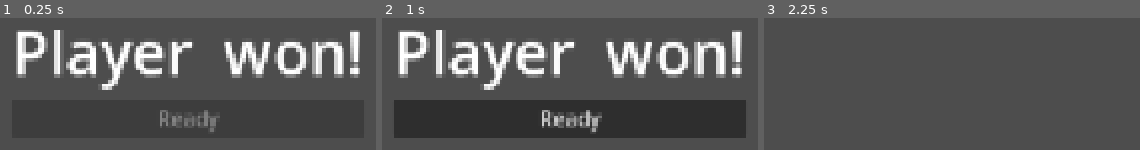
Above: before the commit, frames 1-3 (left to right).
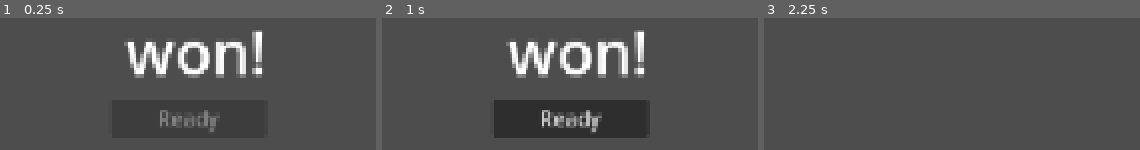
Above: after the commit, the same moments.

Repository: mackenziedg/quibbler
Game: Godot game, scene res://Game/Game/RoundOverScreen.tscn
Same seed, same stepped clock (60 frames per second), same inputs: the game is played once before the commit and once after it. This scene is started directly instead of the project's main scene.
Inputs (mouse positions are in pixels of both pictures, inside the frame that each line leads up to):
- Up to frame 1 (0.25 s): no input
- Up to frame 2 (1 s): tap Enter at 0.5 s; move the mouse to (outside the picture) at 0.52 s; click (outside the picture) at 0.6 s
- Up to frame 3 (2.25 s): click "Ready" at 1.25 s; tap Space at 2 s; move the mouse to (outside the picture) at 2.02 s; click (outside the picture) at 2.1 s

The runs differ from the first frame. In frame 1, 17% of the frame differs, in the area x 4-96%, y 9-55%; in frame 2, 32%, in the area x 3-97%, y 9-91%; in frame 3, nothing differs.

Commit message:
Show rounds won instead of total score.

Diff:
--- a/Game/Game/RoundOverScreen.gd
+++ b/Game/Game/RoundOverScreen.gd
@@ -3,17 +3,11 @@
 
 signal ready_round_end
 
-var winners: Array[int] = []
+var winner: String = ""
 
 
 func _ready() -> void:
-    var is_plural := winners.size() > 1
-    var win_string: String = "Player"
-    if is_plural:
-        win_string += "s"
-    var win_labels := " and ".join(winners.map(func (v): return str(v)))
-
-    %WinnerLabel.text = "%s %s won!" % [win_string, win_labels]
+    %WinnerLabel.text = "%s won!" % winner
 
 
 func allow_continue() -> void:
--- a/Game/GameMultiplayerManager/GameMultiplayerManager.gd
+++ b/Game/GameMultiplayerManager/GameMultiplayerManager.gd
@@ -5,7 +5,7 @@
 
 @onready var _multiplayer_id := multiplayer.get_unique_id()
 @onready var _player_names_container: HBoxContainer = %PlayerNames
-@onready var _total_scores_container: HBoxContainer = %TotalScoresContainer
+@onready var _rounds_won_container: HBoxContainer = %RoundsWonContainer
 @onready var _game: Game = %Game
 
 var username := "username"
@@ -36,7 +36,7 @@
 func start_game() -> void:
     for s in range(_player_info.size()):
         var score_label := Label.new()
-        _total_scores_container.add_child(score_label)
+        _rounds_won_container.add_child(score_label)
         score_label.text = "0"
     for _i in range(STARTING_HAND_SIZE):
         var letter := CardData.draw_card()
@@ -75,8 +75,15 @@
 
 @rpc("authority", "call_local", "reliable")
 func end_round() -> void:
+    var winner_ix := -1
+    var winning_score := -INF
     for i in range(_player_info.size()):
-        _total_scores_container.get_child(i).text = str(_player_info[i]["total_score"])
+        if _player_info[i]["total_score"] > winning_score:
+            winner_ix = i
+            winning_score = _player_info[i]["total_score"]
+    _player_info[winner_ix]["rounds_won"] += 1
+    for i in range(_player_info.size()):
+        _rounds_won_container.get_child(i).text = str(_player_info[i]["rounds_won"])
 
 
 @rpc("any_peer", "call_local", "reliable")
@@ -126,6 +133,7 @@
         "color": color,
         "ready_round_end": false,
         "total_score": 0,
+        "rounds_won": 0,
         "round_id": 0,
     })
     %StartButton.visible = is_multiplayer_authority()
--- a/Game/GameMultiplayerManager/GameMultiplayerManager.tscn
+++ b/Game/GameMultiplayerManager/GameMultiplayerManager.tscn
@@ -39,7 +39,7 @@
 size_flags_vertical = 4
 alignment = 1
 
-[node name="TotalScoresContainer" type="HBoxContainer" parent="TopBarContainer"]
+[node name="RoundsWonContainer" type="HBoxContainer" parent="TopBarContainer"]
 unique_name_in_owner = true
 layout_mode = 2
 size_flags_horizontal = 4
